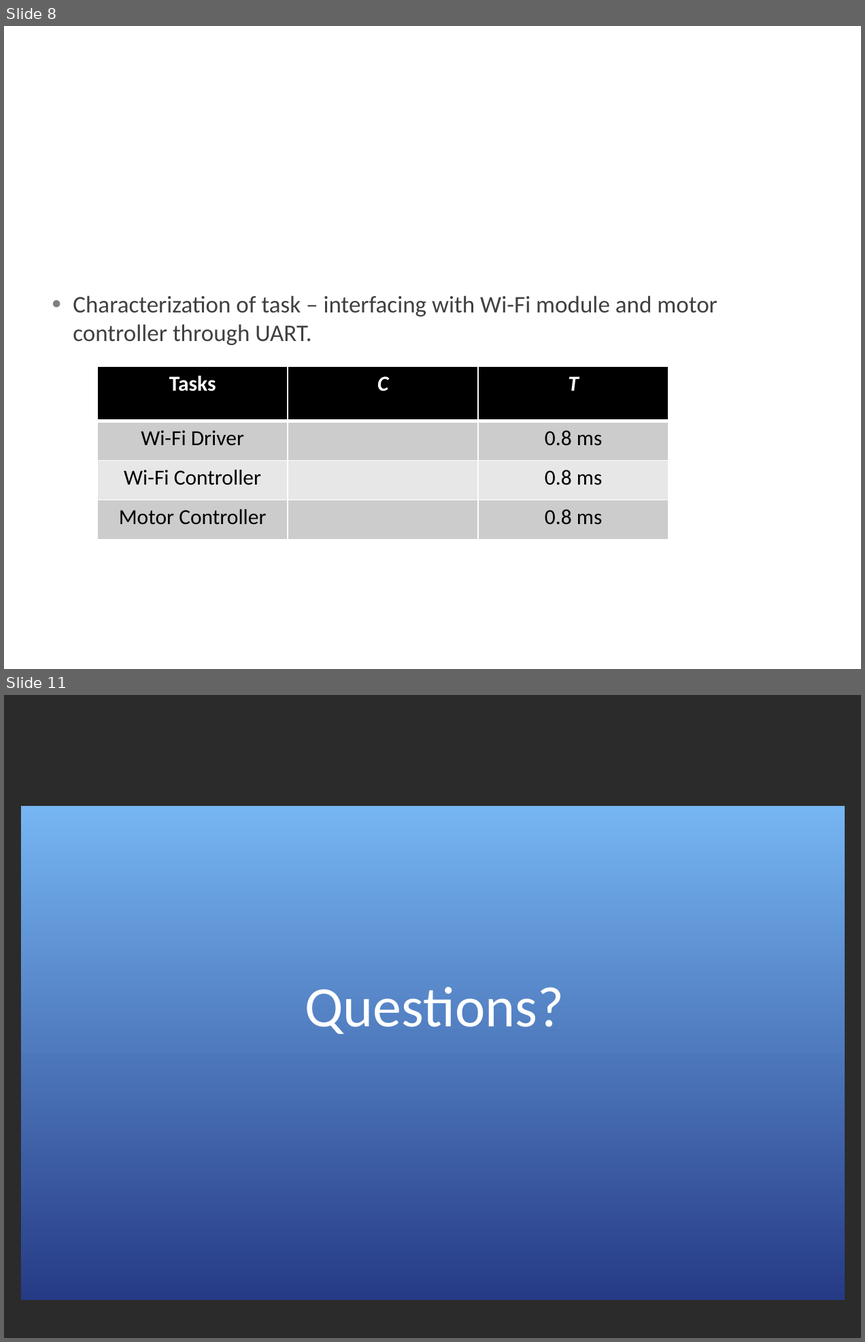
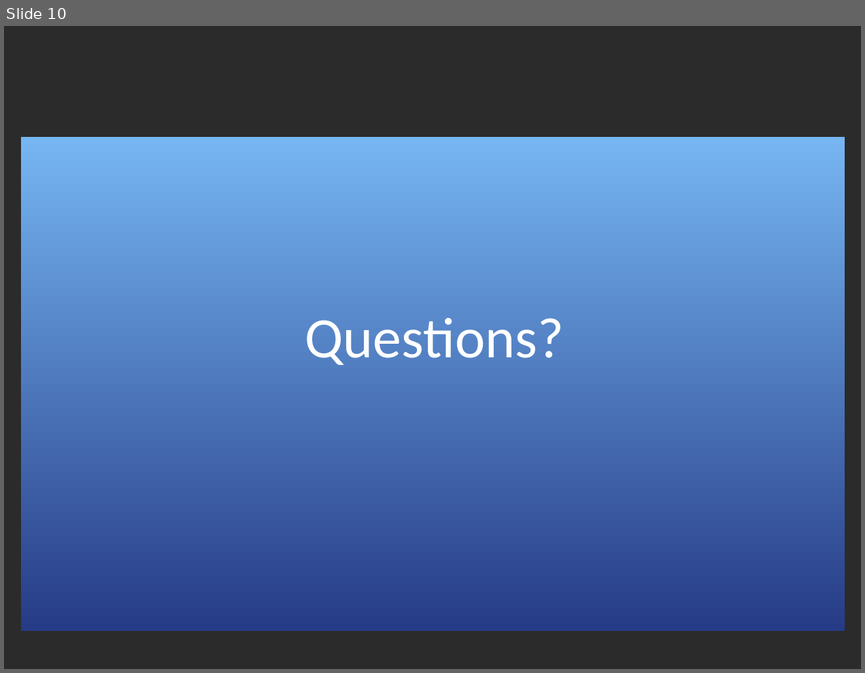
Before and after one commit to Shamshel/ECE5770, a slide deck: Documentation/Presentation.pptx. Shown one above the other, each under a label of ours: slides 8 and 11 before the commit, slide 10 after it; the slides between them are not shown. The pictures are 865x1342 and 865x673 pixels, drawn with LibreOffice and Linux fonts; fonts in the diff are those of the drawing; background and template pictures are left out; a plain dark background stands for a picture behind light text. Boxes give left, top, right and bottom in pixels: in the first picture for what was removed or moved away, otherwise in the second. Text is boxed around its words. In the diff, an @@ line names an element or a change of style, - is before the commit and + after.

```diff
--- a/Documentation/Presentation.pptx
+++ b/Documentation/Presentation.pptx
@@ slide 8 removed at (4, 26, 861, 669), background picture (left out) @@
@@ text removed at (73, 295, 717, 345) @@
-● Characterization of task – interfacing with Wi-Fi module and motor controller through UART.
@@ title removed at (262, 295, 301, 313) @@
-Task Classification
@@ table removed at (97, 366, 668, 539), 4 rows, 3 columns @@
-Tasks | C | T
-Wi-Fi Driver |  | 0.8 ms
-Wi-Fi Controller |  | 0.8 ms
-Motor Controller |  | 0.8 ms
@@ what was slide 11 is now slide 10 @@
```
Also in this commit, not shown: 6 slides changed, 4 other files.
